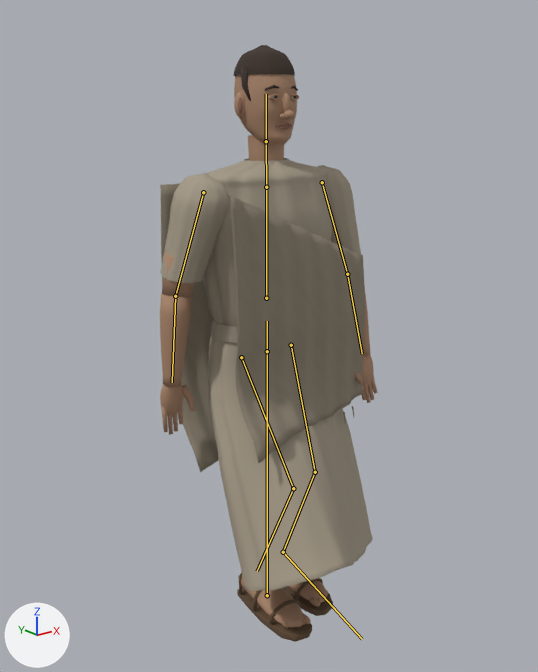
Renders of the glTF model public/models/iron-resident.glb from each side of a commit.
Camera for both pictures: a camera (50 mm lens) standing at (-1.279, -1.609, 1.522) and looking at (-0.021, -0.035, 0.893). The lights are fixed; the arrows at lower left show +X, +Y and +Z. The picture after the commit comes second. Both versions are drawn at frame 20 of the action 'Walk'; the numbers are the values there. The bones that change, and the others that lie on the model, are drawn over the model as lines.

The first picture shows 'hair-surface.008', 'iris-surface.008', 'iron-tunic-cloth-surface', 'iron-wrap-cloth-surface', 'leather-surface.007', 'lip-surface.008', 'skin-surface.008'.
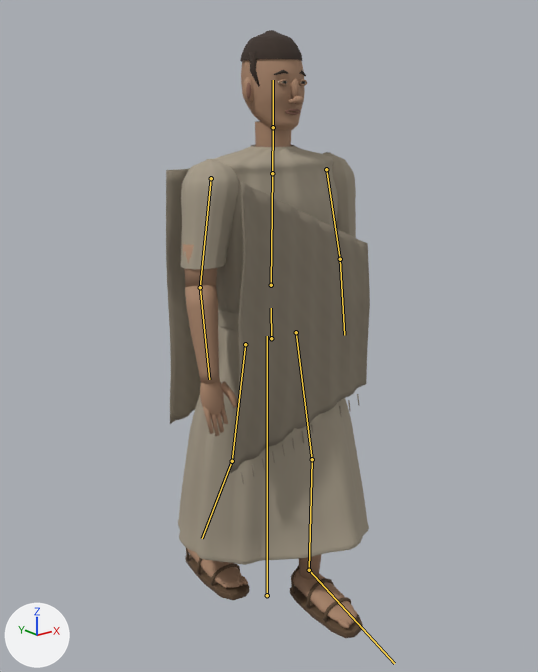
The change, as JSON lines over the scene's bpy script:
```json
{"block": "bone_hips", "where": "bone_hips = bpy.data.objects['resident-rig.009'].pose.bones['hips']  # child of 'root'"}
{"op": "set", "path": "bone_hips.location", "old": "(0.0, -0.047, 0.0)", "new": "(0.017, -0.011, 0.0)"}
{"op": "set", "path": "bone_hips.rotation_quaternion", "old": "(1.0, 0.0, 0.0, 0.0)", "new": "(1.0, 0.003, -0.016, 0.006)", "note": "degrees (0, 0, 0) -> degrees (0, -2, 1)"}
{"block": "bone_spine", "where": "bone_spine = bpy.data.objects['resident-rig.009'].pose.bones['spine']  # child of 'hips'"}
{"op": "set", "path": "bone_spine.rotation_quaternion", "old": "(1.0, -0.003, 0.0, 0.0)", "new": "(0.999, 0.006, 0.03, -0.006)", "note": "degrees (0, 0, 0) -> degrees (1, 3, -1)"}
{"block": "bone_arml", "where": "bone_arml = bpy.data.objects['resident-rig.009'].pose.bones['armL']  # child of 'spine'"}
{"op": "set", "path": "bone_arml.rotation_quaternion", "old": "(0.996, 0.086, 0.0, 0.0)", "new": "(-0.999, 0.036, -0.016, -0.01)", "note": "degrees (10, 0, 0) -> degrees (-4, 2, 1)"}
{"block": "bone_armr", "where": "bone_armr = bpy.data.objects['resident-rig.009'].pose.bones['armR']  # child of 'spine'"}
{"op": "set", "path": "bone_armr.rotation_quaternion", "old": "(0.996, -0.086, 0.0, 0.0)", "new": "(1.0, 0.019, 0.012, 0.005)", "note": "degrees (-10, 0, 0) -> degrees (2, 1, 1)"}
{"block": "bone_thighl", "where": "bone_thighl = bpy.data.objects['resident-rig.009'].pose.bones['thighL']  # child of 'hips'"}
{"op": "set", "path": "bone_thighl.rotation_quaternion", "old": "(-0.949, 0.316, 0.0, -0.001)", "new": "(-0.997, -0.074, 0.016, -0.016)", "note": "degrees (-37, 0, 0) -> degrees (8, -2, 2)"}
{"block": "bone_shinl", "where": "bone_shinl = bpy.data.objects['resident-rig.009'].pose.bones['shinL']  # child of 'thighL'"}
{"op": "set", "path": "bone_shinl.rotation_quaternion", "old": "(0.857, 0.515, 0.002, 0.003)", "new": "(0.989, 0.145, -0.002, 0.003)", "note": "degrees (62, 0, 0) -> degrees (17, 0, 0)"}
{"block": "bone_thighr", "where": "bone_thighr = bpy.data.objects['resident-rig.009'].pose.bones['thighR']  # child of 'hips'"}
{"op": "set", "path": "bone_thighr.rotation_quaternion", "old": "(0.989, -0.148, 0.0, 0.001)", "new": "(-0.993, 0.118, 0.017, -0.016)", "note": "degrees (-17, 0, 0) -> degrees (-14, -2, 2)"}
{"block": "bone_shinr", "where": "bone_shinr = bpy.data.objects['resident-rig.009'].pose.bones['shinR']  # child of 'thighR'"}
{"op": "set", "path": "bone_shinr.rotation_quaternion", "old": "(0.94, 0.34, -0.001, -0.003)", "new": "(0.994, 0.111, -0.002, -0.004)", "note": "degrees (40, 0, 0) -> degrees (13, 0, 0)"}
{"block": "bone_footr", "where": "bone_footr = bpy.data.objects['resident-rig.009'].pose.bones['footR']  # child of 'shinR'"}
{"op": "set", "path": "bone_footr.rotation_quaternion", "old": "(0.98, -0.197, -0.002, 0.001)", "new": "(1.0, 0.004, 0.009, -0.003)", "note": "degrees (-23, 0, 0) -> degrees (0, 1, 0)"}
```

Location of each change, [x1, y1, x2, y2] in pixels of the pictures (538 x 672 px):
```json
{"object": "iron-tunic-cloth-surface", "change": "posed", "before": [160, 158, 373, 591], "after": [178, 145, 369, 565], "on screen": "10% narrower"}
{"object": "iron-wrap-cloth-surface", "change": "posed", "before": [160, 184, 365, 472], "after": [166, 168, 370, 484]}
{"object": "skin-surface.008", "change": "posed", "before": [160, 74, 378, 628], "after": [183, 59, 357, 628], "on screen": "20% narrower"}
{"object": "leather-surface.007", "change": "posed", "before": [237, 572, 333, 642], "after": [185, 548, 363, 638]}
{"object": "hair-surface.008", "change": "posed", "before": [233, 45, 298, 101], "after": [240, 30, 306, 87]}
{"object": "lip-surface.008", "change": "posed", "before": [238, 97, 292, 130], "after": [246, 82, 303, 115]}
{"object": "iris-surface.008", "change": "posed", "before": [274, 96, 297, 99], "after": [283, 81, 305, 84]}
{"bone": "hips", "before": "(267, 351) to (267, 321)", "after": "(271, 338) to (271, 308)"}
{"bone": "spine", "before": "(266, 298) to (266, 187)", "after": "(271, 285) to (272, 173)"}
{"bone": "armL", "before": "(203, 192) to (175, 296)", "after": "(211, 178) to (200, 287)"}
{"bone": "armR", "before": "(322, 182) to (347, 274)", "after": "(326, 169) to (340, 259)"}
{"bone": "thighL", "before": "(241, 357) to (293, 488)", "after": "(245, 344) to (232, 461)"}
{"bone": "shinL", "before": "(293, 488) to (257, 571)", "after": "(232, 461) to (202, 538)"}
{"bone": "thighR", "before": "(291, 345) to (315, 472)", "after": "(296, 332) to (312, 459)"}
{"bone": "shinR", "before": "(315, 472) to (283, 552)", "after": "(312, 459) to (309, 570)"}
{"bone": "footR", "before": "(283, 552) to (362, 639)", "after": "(309, 570) to (394, 663)"}
```
